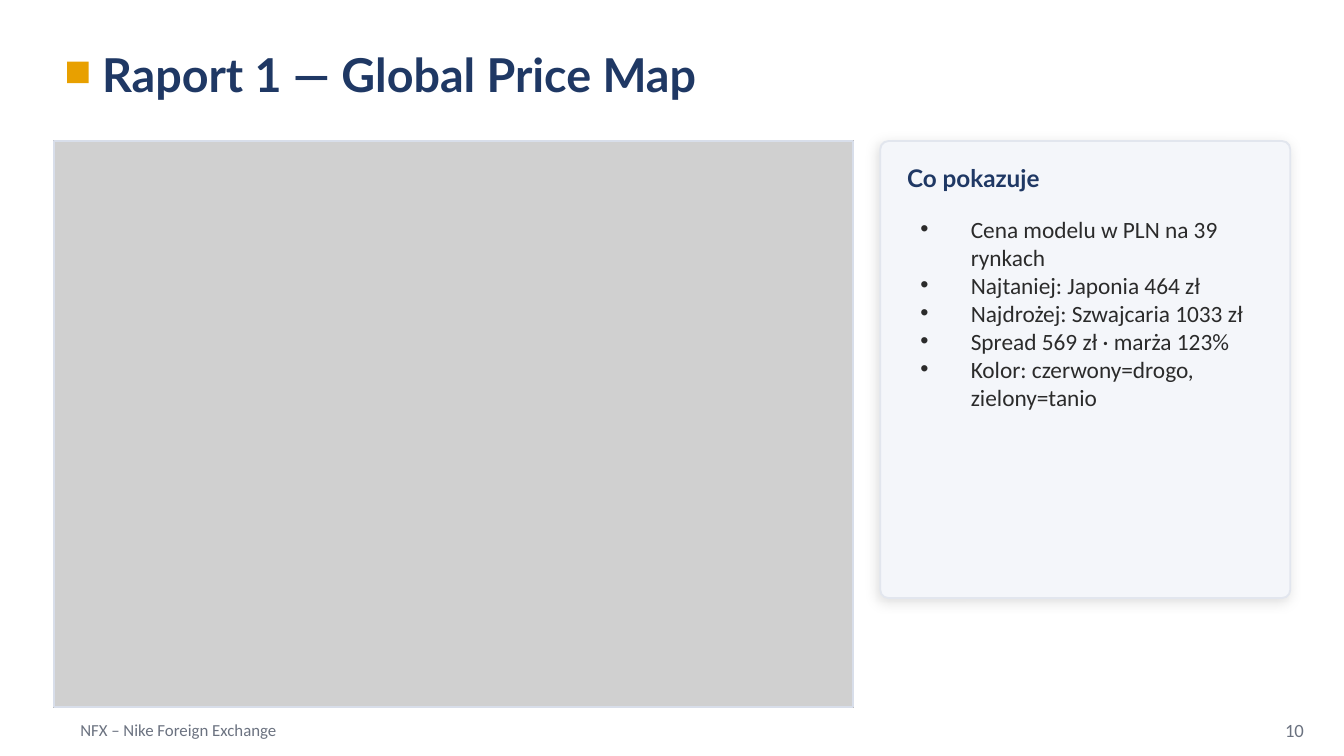
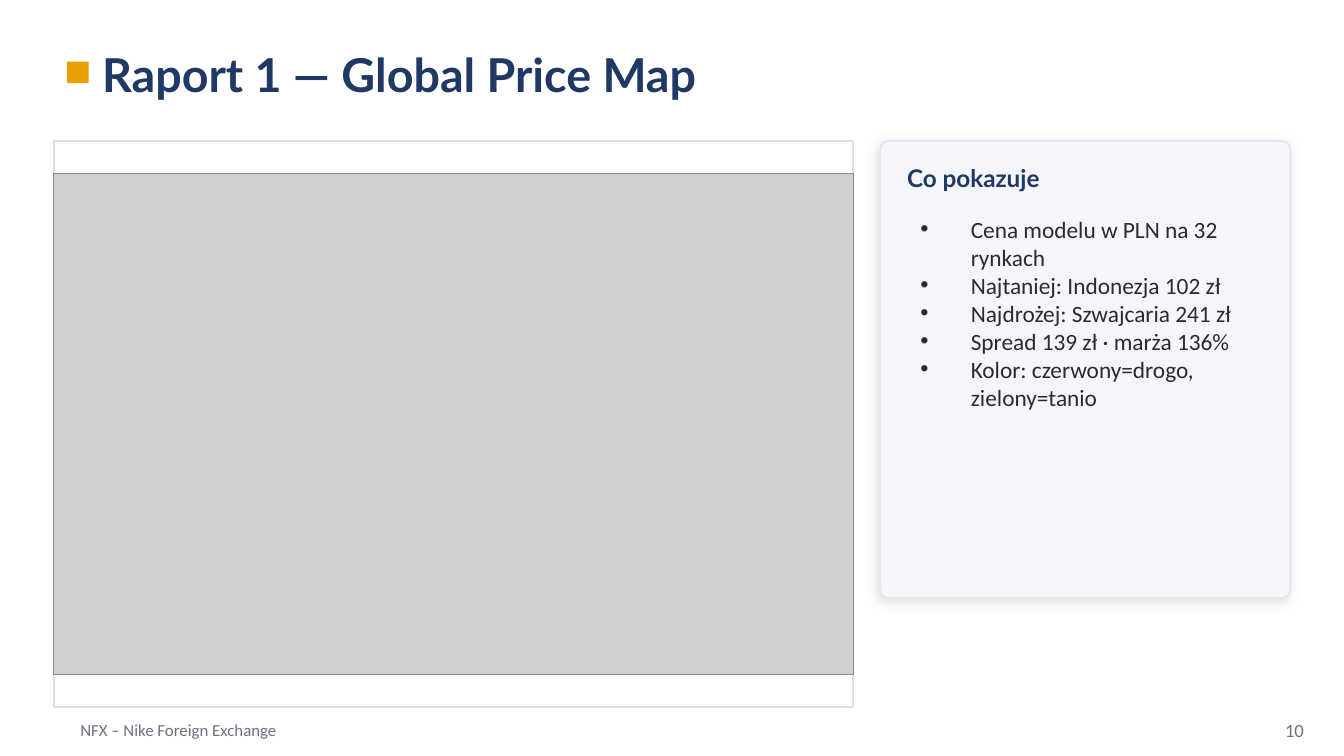
Before and after one commit to Fichey/NFX_Implementation, a slide deck: slide 11 of NFX_Prezentacja.pptx. Drawn at 1344x756 pixels with LibreOffice and Linux fonts; fonts in the diff are those of the drawing; grey boxes stand for pictures. Boxes give left, top, right and bottom in pixels: in the first picture for what was removed or moved away, otherwise in the second. Text is boxed around its words. In the diff, an @@ line names an element or a change of style, - is before the commit and + after.

```diff
--- a/NFX_Prezentacja.pptx
+++ b/NFX_Prezentacja.pptx
@@ picture: place and size @@
-picture at (54,141,853,707)
+picture at (54,173,853,675)
@@ text at (971,221,1231,354): text changed @@
-• Cena modelu w PLN na 39 rynkach
-• Najtaniej: Japonia 464 zł
-• Najdrożej: Szwajcaria 1033 zł
-• Spread 569 zł · marża 123%
+• Cena modelu w PLN na 32 rynkach
+• Najtaniej: Indonezja 102 zł
+• Najdrożej: Szwajcaria 241 zł
+• Spread 139 zł · marża 136%
```
Also in this commit, not shown: 8 other slides changed.
